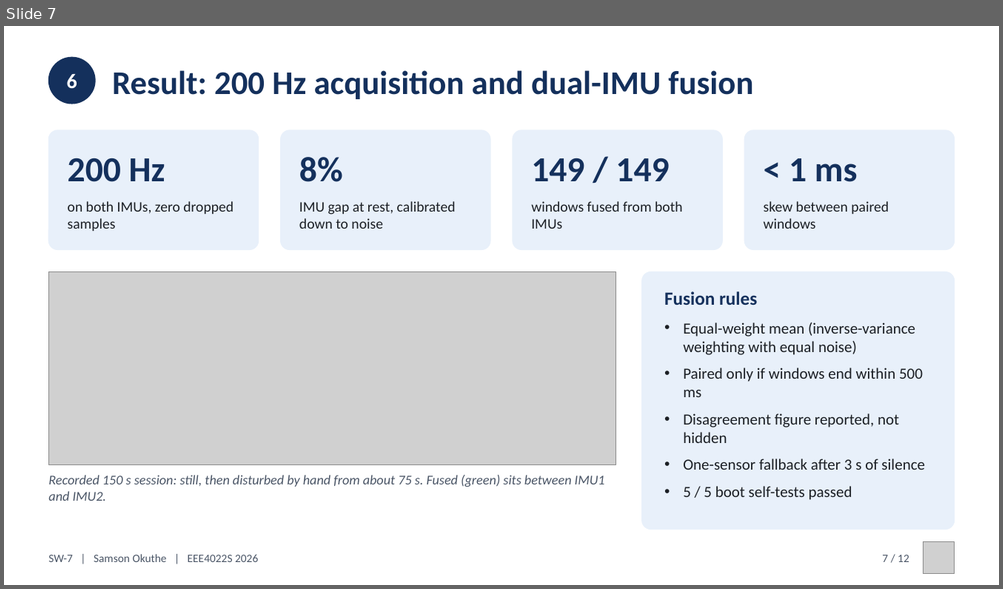
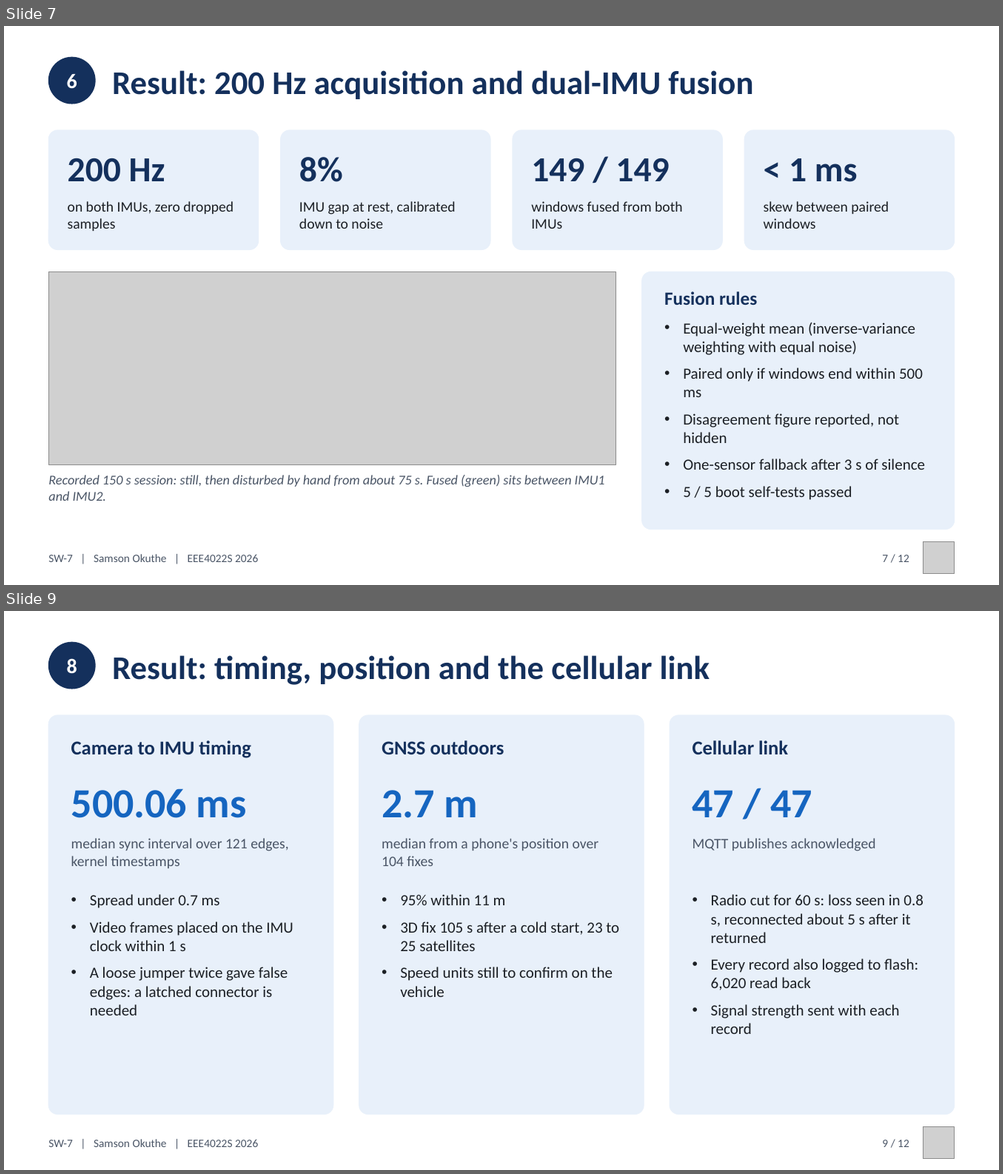
Before and after one commit to 0geder/Tukzie-HPEC-HUD, a slide deck: Presentation/SW7_Final_Presentation.pptx. Shown one above the other, each under a label of ours: slide 7 before the commit, slides 7 and 9 after it; the slides between them are not shown. The pictures are 1003x589 and 1003x1174 pixels, drawn with LibreOffice and Linux fonts; fonts in the diff are those of the drawing; grey boxes stand for pictures. Boxes give left, top, right and bottom in pixels: in the first picture for what was removed or moved away, otherwise in the second. Text is boxed around its words. In the diff, an @@ line names an element or a change of style, - is before the commit and + after.

Commit message:
Deck, poster and talking points updated to 1 Oct results; question preparation; aliasing and RMS limitations in the report

```diff
--- a/Presentation/SW7_Final_Presentation.pptx
+++ b/Presentation/SW7_Final_Presentation.pptx
@@ slide 9 added at (4, 611, 999, 1170), background #FFFFFF @@
@@ ellipse added at (48, 642, 95, 689), fill #14305C, outline #14305C 1 pt @@
@@ text added at (67, 658, 77, 674), 20 pt, text #FFFFFF, bold @@
+8
@@ text added at (112, 655, 709, 685), 32 pt, text #14305C, bold @@
+Result: timing, position and the cellular link
@@ rounded rectangle added at (48, 715, 333, 1115), fill #E8F0FA, outline #E8F0FA 1 pt @@
@@ rounded rectangle added at (359, 715, 643, 1115), fill #E8F0FA, outline #E8F0FA 1 pt @@
@@ rounded rectangle added at (669, 715, 954, 1115), fill #E8F0FA, outline #E8F0FA 1 pt @@
@@ text added at (71, 741, 251, 758), 19 pt, text #14305C, bold @@
+Camera to IMU timing
@@ text added at (381, 741, 504, 755), 19 pt, text #14305C, bold @@
+GNSS outdoors
@@ text added at (692, 741, 788, 755), 19 pt, text #14305C, bold @@
+Cellular link
@@ text added at (71, 789, 247, 818), 40 pt, text #1565C0, bold @@
+500.06 ms
@@ text added at (381, 790, 478, 818), 40 pt, text #1565C0, bold @@
+2.7 m
@@ text added at (692, 790, 813, 817), 40 pt, text #1565C0, bold @@
+47 / 47
@@ text added at (71, 838, 288, 869), 14 pt, text #4A5566 @@
+median sync interval over 121 edges, kernel timestamps
@@ text added at (381, 838, 599, 866), 14 pt, text #4A5566 @@
+median from a phone's position over 104 fixes
@@ text added at (692, 838, 876, 851), 14 pt, text #4A5566 @@
+MQTT publishes acknowledged
@@ text added at (90, 894, 293, 1016), 15 pt, text #1B1F24 @@
+• Spread under 0.7 ms
+• Video frames placed on the IMU clock within 1 s
+• A loose jumper twice gave false edges: a latched connector is needed
@@ text added at (400, 894, 619, 997), 15 pt, text #1B1F24 @@
+• 95% within 11 m
+• 3D fix 105 s after a cold start, 23 to 25 satellites
+• Speed units still to confirm on the vehicle
@@ text added at (711, 894, 923, 1034), 15 pt, text #1B1F24 @@
+• Radio cut for 60 s: loss seen in 0.8 s, reconnected about 5 s after it returned
+• Every record also logged to flash: 6,020 read back
+• Signal strength sent with each record
@@ text added at (48, 1139, 258, 1147), 11 pt, text #4A5566 @@
+SW-7 | Samson Okuthe | EEE4022S 2026
@@ text added at (882, 1140, 909, 1147), 11 pt, text #4A5566 @@
+9 / 12
@@ picture added at (922, 1128, 954, 1159) @@
```
Also in this commit, not shown: 6 slides changed, 2 other slides added, 3 slides removed, 10 other files.
